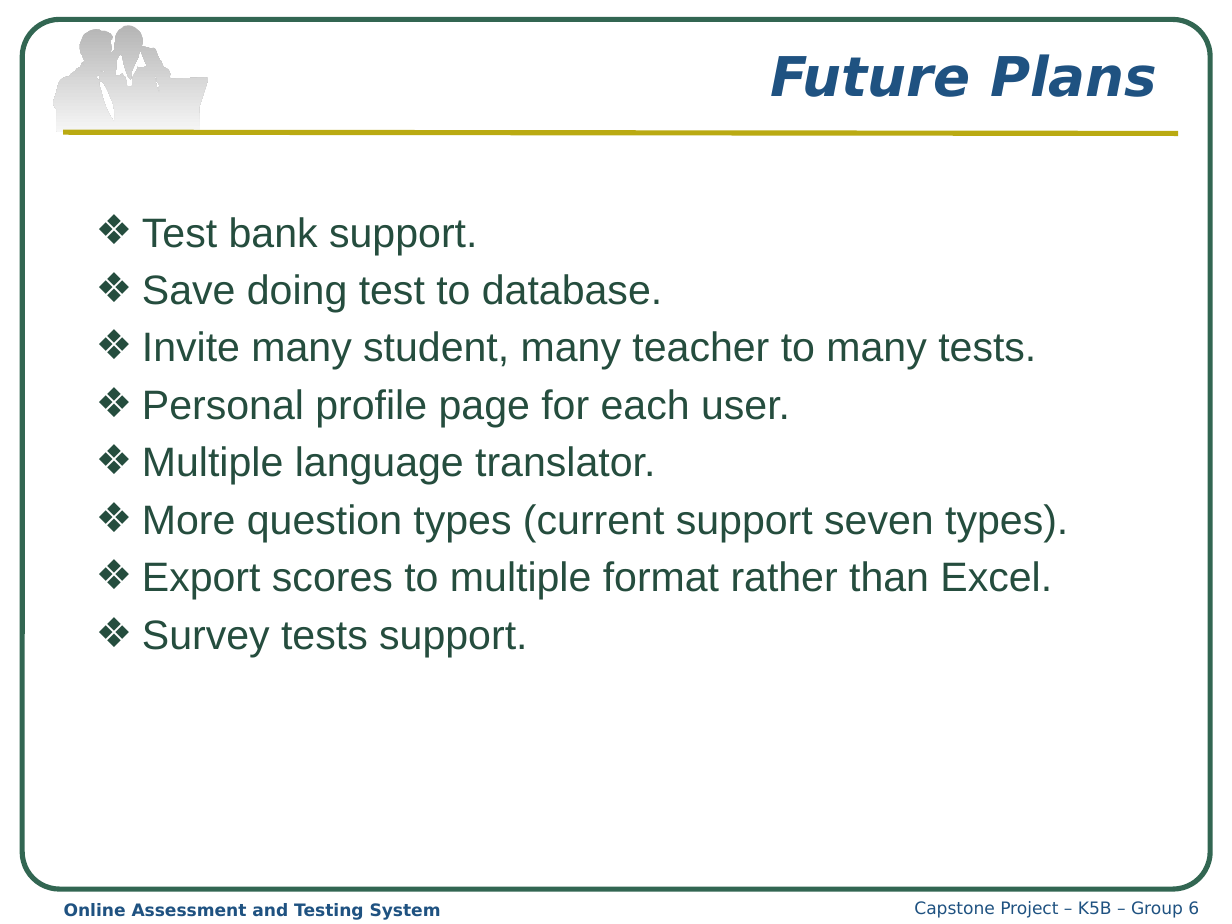
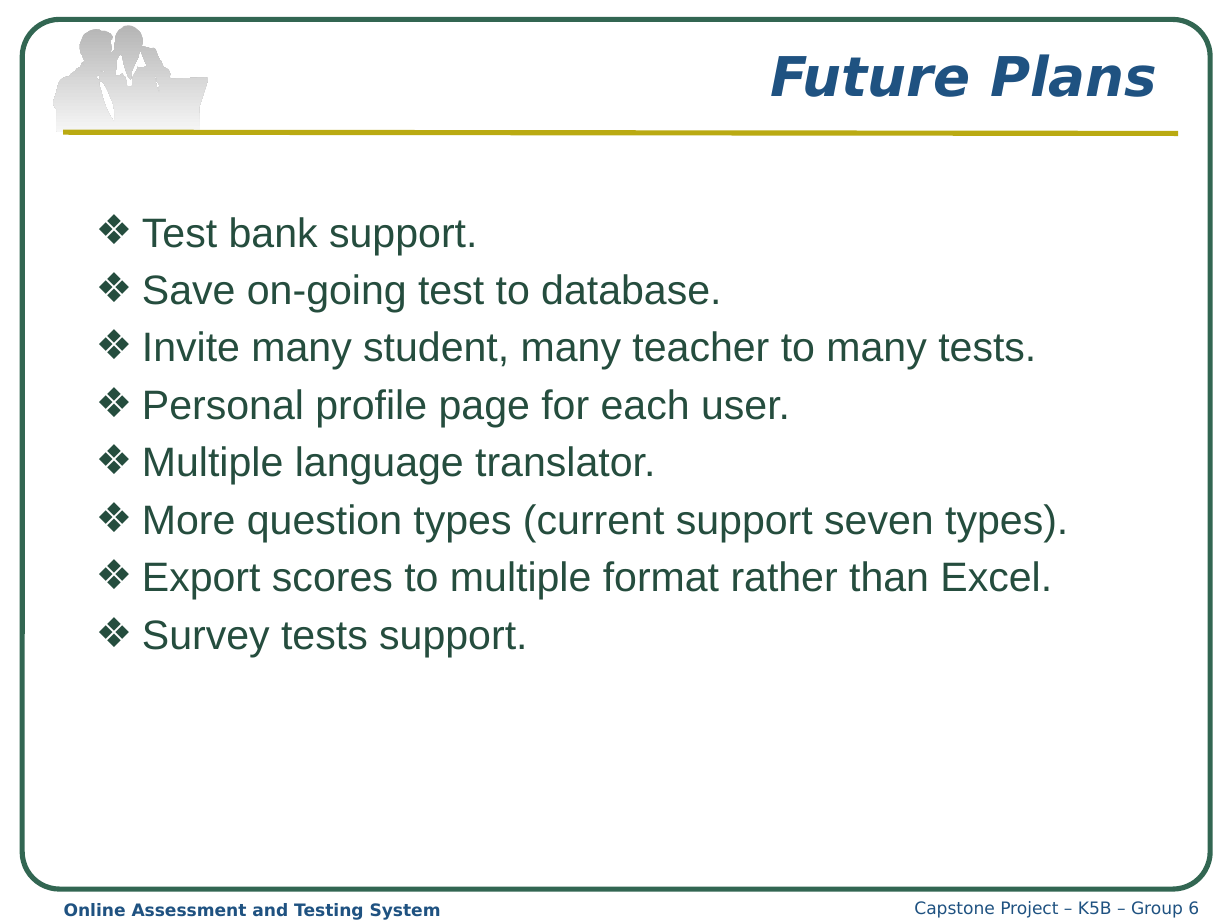
Before and after one commit to haima24/oats-project, a slide deck: slide 14 of Documents/Presentation/OATS_Presentation.pptx (slide 16 before the commit). Drawn at 1232x924 pixels with LibreOffice and Linux fonts; fonts in the diff are those of the drawing. Boxes give left, top, right and bottom in pixels: in the first picture for what was removed or moved away, otherwise in the second. Text is boxed around its words. In the diff, an @@ line names an element or a change of style, - is before the commit and + after.

```diff
--- a/Documents/Presentation/OATS_Presentation.pptx
+++ b/Documents/Presentation/OATS_Presentation.pptx
@@ text at [142,274,721,312]: text changed @@
-❖ Save doing test to database.
+❖ Save on-going test to database.
```
Also in this commit, not shown: 3 other slides changed, 13 other files.
